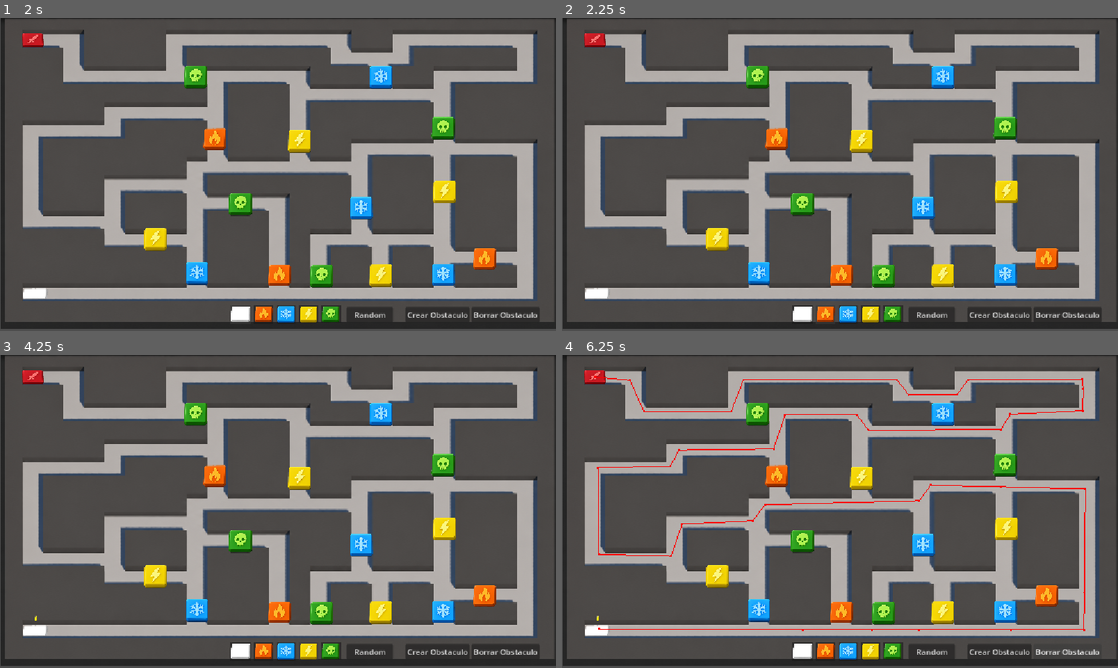
Above: before the commit, frames 1-4 (two rows, left to right).
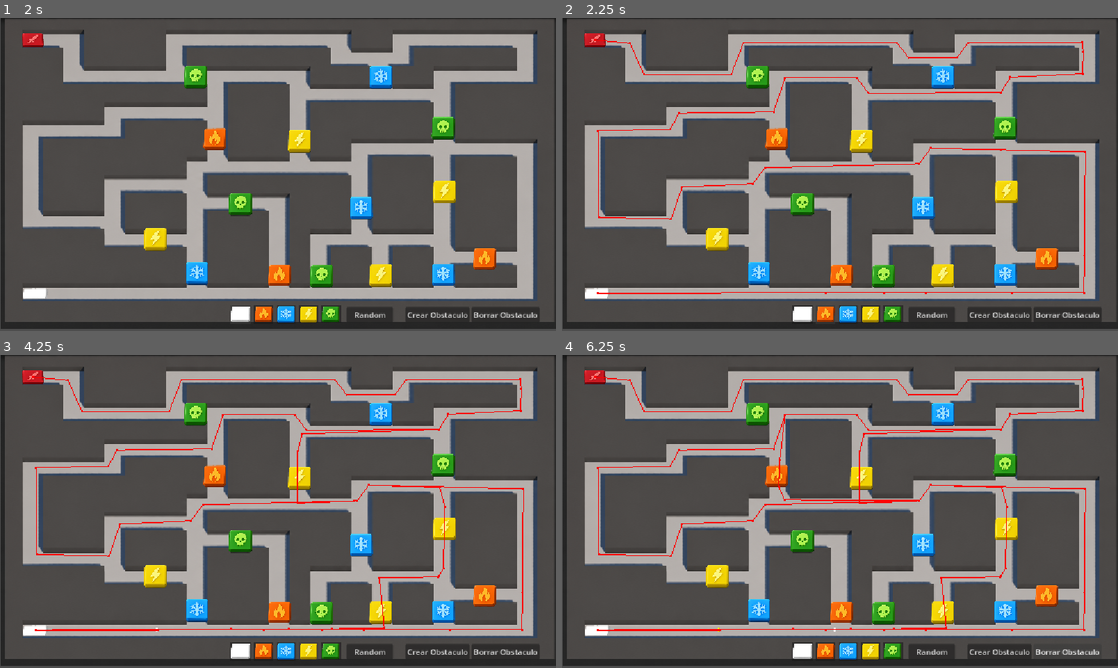
Above: after the commit, the same moments.

Repository: lu8dcf/pathfinding
Game: Godot game, scene res://Assets/Scenes/menu/juego.tscn
Same seed, same stepped clock (60 frames per second), same inputs: the game is played once before the commit and once after it.
Inputs (mouse positions are in pixels of both pictures, inside the frame that each line leads up to):
- Up to frame 1 (2 s): click (328, 315) at 0.5 s; click (239, 315) at 1.25 s
- Up to frame 2 (2.25 s): click (823, 315) at 2 s
- Up to frame 3 (4.25 s): click (283, 652) at 2.75 s; click (305, 652) at 3.5 s
- Up to frame 4 (6.25 s): click "Random" at 4.25 s; click "Crear Obstaculo" at 5 s; click "Borrar Obstaculo" at 5.75 s

Frame 1 is identical in both runs. In frame 2, 1.3% of the frame differs, in the area x 5-95%, y 6-89%; in frame 3, 1.6%; in frame 4, 0.6%.

Commit message:
basico de pasos con link ya todoss los colores

Diff:
--- a/Assets/Scenes/juego/mapa.tscn
+++ b/Assets/Scenes/juego/mapa.tscn
@@ -121,15 +121,15 @@
 polygons = Array[PackedInt32Array]([PackedInt32Array(0, 1, 2, 3), PackedInt32Array(4, 5, 3, 6), PackedInt32Array(6, 3,  …(2301 unchanged characters)…
 outlines = Array[PackedVector2Array]([PackedVector2Array(100, 556, 48, 560, 47, 585, 1113, 589, 1112, 249, 938, 249, 93 …(1350 unchanged characters)…
 
-[sub_resource type="NavigationPolygon" id="NavigationPolygon_glak1"]
-vertices = PackedVector2Array(590.40625, 542.2422, 567.59375, 542.77344, 566.3828, 512.5078, 588.60156, 511.46094)
+[sub_resource type="NavigationPolygon" id="NavigationPolygon_50d1r"]
+vertices = PackedVector2Array(930, 439.5, 930, 496.2422, 907.28125, 496.8125, 908.3125, 463.07813, 911.21875, 436.46094, 907.4531, 459.1328, 770.96094, 462, 653.35156, 455.15625, 653.64844, 463.84375)
+polygons = Array[PackedInt32Array]([PackedInt32Array(0, 1, 2, 3, 4), PackedInt32Array(5, 4, 3), PackedInt32Array(5, 3, 6, 7), PackedInt32Array(7, 6, 8)])
+outlines = Array[PackedVector2Array]([PackedVector2Array(643, 445, 644, 474, 771, 472, 898, 473, 897, 506, 900, 507, 940, 506, 940, 431, 903, 425, 899, 449)])
+
+[sub_resource type="NavigationPolygon" id="NavigationPolygon_kav7q"]
+vertices = PackedVector2Array(588.90625, 378.7578, 588.09375, 472, 568.8281, 472, 567.1797, 378.2422)
 polygons = Array[PackedInt32Array]([PackedInt32Array(0, 1, 2, 3)])
-outlines = Array[PackedVector2Array]([PackedVector2Array(556, 503, 558, 553, 601, 552, 598, 501)])
-
-[sub_resource type="NavigationPolygon" id="NavigationPolygon_rixjg"]
-vertices = PackedVector2Array(461, 277.22656, 439.8672, 277.75, 439.10938, 213.75781, 461, 213.24219)
-polygons = Array[PackedInt32Array]([PackedInt32Array(0, 1, 2, 3)])
-outlines = Array[PackedVector2Array]([PackedVector2Array(429, 204, 430, 288, 471, 287, 471, 203)])
+outlines = Array[PackedVector2Array]([PackedVector2Array(557, 368, 559, 482, 598, 482, 599, 369)])
 
 [node name="mapa" type="StaticBody2D" unique_id=1102544586]
 collision_mask = 2
@@ -579,14 +579,86 @@
 [node name="Ground_navigation_l1" type="NavigationRegion2D" parent="." unique_id=264269498]
 navigation_polygon = SubResource("NavigationPolygon_sugfe")
 
-[node name="Fire_navi_L2" type="NavigationRegion2D" parent="." unique_id=999427884]
-navigation_polygon = SubResource("NavigationPolygon_glak1")
-navigation_layers = 3
-travel_cost = 0.5
-
-[node name="Fire_navi_L22" type="NavigationRegion2D" parent="." unique_id=93221838]
-navigation_polygon = SubResource("NavigationPolygon_rixjg")
-navigation_layers = 3
-travel_cost = 0.5
+[node name="Ground_navigation_l2" type="NavigationRegion2D" parent="." unique_id=1482177195]
+navigation_polygon = SubResource("NavigationPolygon_50d1r")
+
+[node name="Ground_navigation_l3" type="NavigationRegion2D" parent="." unique_id=1082071250]
+navigation_polygon = SubResource("NavigationPolygon_kav7q")
+
+[node name="Fire1" type="NavigationLink2D" parent="." unique_id=312958104]
+navigation_layers = 2
+start_position = Vector2(451, 217)
+end_position = Vector2(449, 273)
+travel_cost = 6.5
+
+[node name="Fire2" type="NavigationLink2D" parent="." unique_id=999463612]
+navigation_layers = 2
+start_position = Vector2(575, 453)
+end_position = Vector2(580, 554)
+
+[node name="Fire3" type="NavigationLink2D" parent="." unique_id=852747449]
+navigation_layers = 2
+start_position = Vector2(1068, 498)
+end_position = Vector2(924, 493)
+
+[node name="Cold1" type="NavigationLink2D" parent="." unique_id=1777736757]
+navigation_layers = 4
+start_position = Vector2(921, 482)
+end_position = Vector2(919, 563)
+
+[node name="Cold2" type="NavigationLink2D" parent="." unique_id=1567495234]
+navigation_layers = 4
+start_position = Vector2(755, 459)
+end_position = Vector2(749, 341)
+
+[node name="Cold3" type="NavigationLink2D" parent="." unique_id=1907641493]
+position = Vector2(405, 484)
+navigation_layers = 4
+start_position = Vector2(-1, 75)
+
+[node name="Cold4" type="NavigationLink2D" parent="." unique_id=510637621]
+navigation_layers = 4
+start_position = Vector2(788, 88)
+end_position = Vector2(787, 150)
+
+[node name="Poison1" type="NavigationLink2D" parent="." unique_id=181308157]
+navigation_layers = 16
+start_position = Vector2(917, 250)
+end_position = Vector2(920, 175)
+
+[node name="Poison2" type="NavigationLink2D" parent="." unique_id=279316441]
+navigation_layers = 16
+start_position = Vector2(443, 120)
+end_position = Vector2(376, 117)
+
+[node name="Poison3" type="NavigationLink2D" parent="." unique_id=1255898322]
+navigation_layers = 16
+start_position = Vector2(575, 386)
+end_position = Vector2(455, 380)
+
+[node name="Poison4" type="NavigationLink2D" parent="." unique_id=28272518]
+navigation_layers = 16
+start_position = Vector2(660, 560)
+end_position = Vector2(659, 457)
+
+[node name="Light1" type="NavigationLink2D" parent="." unique_id=927798801]
+navigation_layers = 8
+start_position = Vector2(364, 457)
+end_position = Vector2(240, 451)
+
+[node name="Light2" type="NavigationLink2D" parent="." unique_id=1119832503]
+navigation_layers = 8
+start_position = Vector2(617, 307)
+end_position = Vector2(617, 198)
+
+[node name="Light3" type="NavigationLink2D" parent="." unique_id=1696592056]
+navigation_layers = 8
+start_position = Vector2(796, 565)
+end_position = Vector2(786, 461)
+
+[node name="Light4" type="NavigationLink2D" parent="." unique_id=251225592]
+navigation_layers = 8
+start_position = Vector2(922, 314)
+end_position = Vector2(919, 442)
 
 [connection signal="body_entered" from="llegada" to="." method="_on_llegada_body_entered"]
--- a/Assets/Scenes/juego/npc.tscn
+++ b/Assets/Scenes/juego/npc.tscn
@@ -8,7 +8,7 @@
 
 [node name="Npc" type="CharacterBody2D" unique_id=230588526]
 collision_layer = 2
-collision_mask = 191
+collision_mask = 189
 script = ExtResource("1_wpycl")
 
 [node name="CollisionShape2D" type="CollisionShape2D" parent="." unique_id=2008583862]
--- a/Assets/Scripts/juego/npc.gd
+++ b/Assets/Scripts/juego/npc.gd
@@ -21,7 +21,7 @@
 
 	# Esperar un frame de física para que la navegación esté lista
 	await get_tree().physics_frame
-	await get_tree().create_timer(3.0).timeout
+
 	if objetivo:
 		agent.target_position = objetivo.global_position
 
--- a/project.godot
+++ b/project.godot
@@ -33,7 +33,9 @@
 2d_physics/layer_3="1-naranja"
 2d_navigation/layer_3="cold"
 2d_physics/layer_4="2 azul"
+2d_navigation/layer_4="light"
 2d_physics/layer_5="3 amarillo"
+2d_navigation/layer_5="poison"
 2d_physics/layer_6="4 verde"
 2d_physics/layer_7="salida"
 2d_physics/layer_8="llegada"
